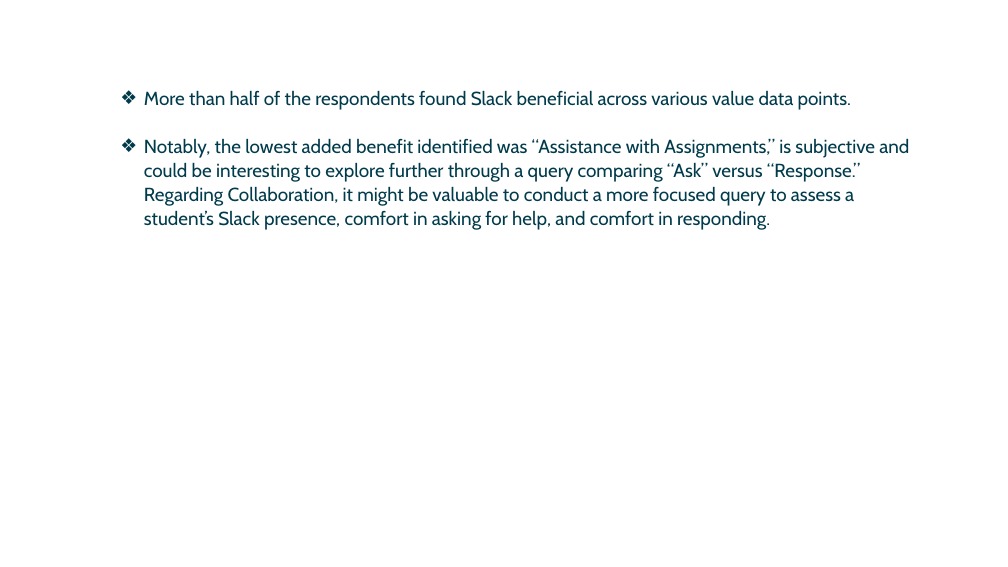
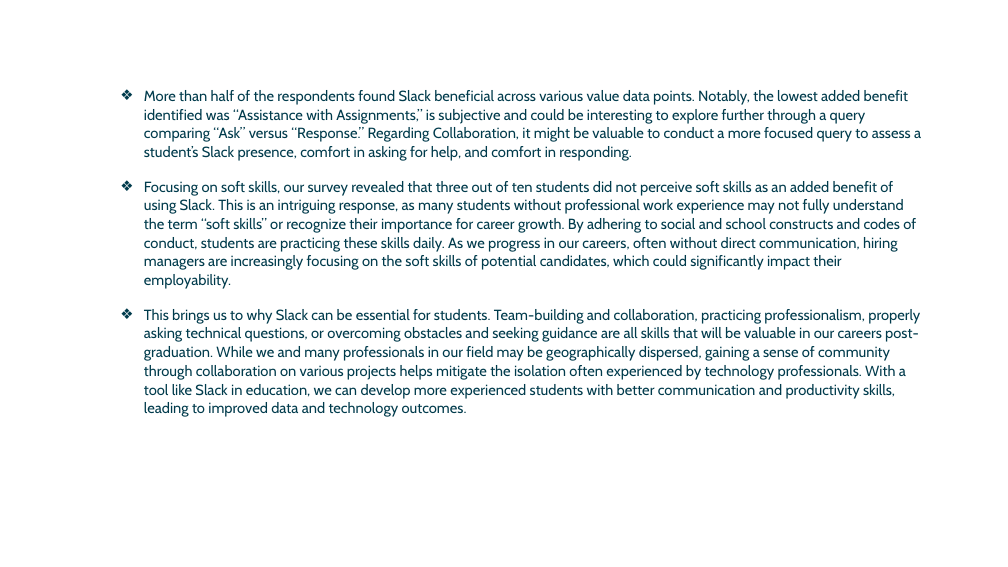
Before and after one commit to FSCJ-FacultyDev/HITEC2024, a slide deck: slide 16 of LeveragingSlackForStudentCollaboration.pptx (slide 13 before the commit). Drawn at 1008x567 pixels with LibreOffice and Linux fonts; fonts in the diff are those of the drawing; background and template pictures are left out. Boxes give left, top, right and bottom in pixels: in the first picture for what was removed or moved away, otherwise in the second. Text is boxed around its words. In the diff, an @@ line names an element or a change of style, - is before the commit and + after.

Commit message:
Added survey questions_KA

```diff
--- a/LeveragingSlackForStudentCollaboration.pptx
+++ b/LeveragingSlackForStudentCollaboration.pptx
@@ text at (144, 90, 921, 417): text changed; size 18 to 14 pt @@
-❖ More than half of the respondents found Slack beneficial across various value data points.
-❖ Notably, the lowest added benefit identified was “Assistance with Assignments,” is subjective and could be interesting to explore further through a query comparing “Ask” versus “Response.” Regarding Collaboration, it might be valuable to conduct a more focused query to assess a student’s Slack presence, comfort in asking for help, and comfort in responding.
+❖ More than half of the respondents found Slack beneficial across various value data points. Notably, the lowest added benefit identified was “Assistance with Assignments,” is subjective and could be interesting to explore further through a query comparing “Ask” versus “Response.” Regarding Collaboration, it might be valuable to conduct a more focused query to assess a student’s Slack presence, comfort in asking for help, and comfort in responding.
+❖ Focusing on soft skills, our survey revealed that three out of ten students did not perceive soft skills as an added benefit of using Slack. This is an intriguing response, as many students without professional work experience may not fully understand the term “soft skills” or recognize their importance for career growth. By adhering to social and school constructs and codes of conduct, students are practicing these skills daily. As we progress in our careers, often without direct communication, hiring managers are increasingly focusing on the soft skills of potential candidates, which could significantly impact their employability.
+❖ This brings us to why Slack can be essential for students. Team-building and collaboration, practicing professionalism, properly asking technical questions, or overcoming obstacles and seeking guidance are all skills that will be valuable in our careers post-graduation. While we and many professionals in our field may be geographically dispersed, gaining a sense of community through collaboration on various projects helps mitigate the isolation often experienced by technology professionals. With a tool like Slack in education, we can develop more experienced students with better communication and productivity skills, leading to improved data and technology outcomes.
```
Also in this commit, not shown: 5 other slides changed, 3 slides added, 7 slides removed.
